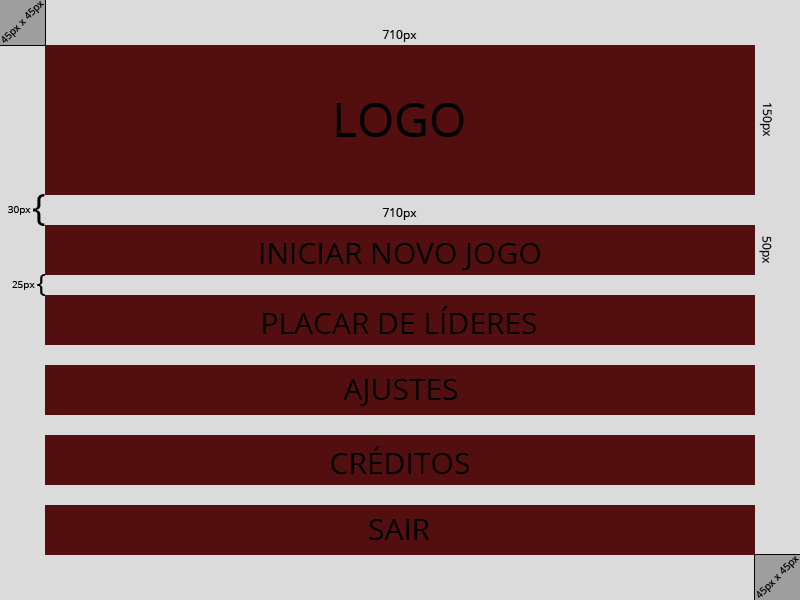
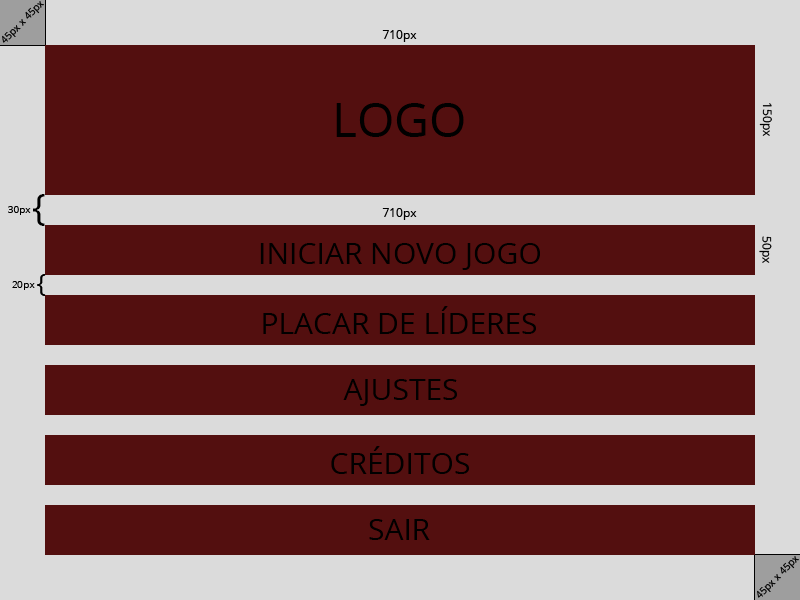
Layered file, before and after one edit (800 × 600). Changes by layer:
painted on "Guias" over [17, 281, 23, 288]
